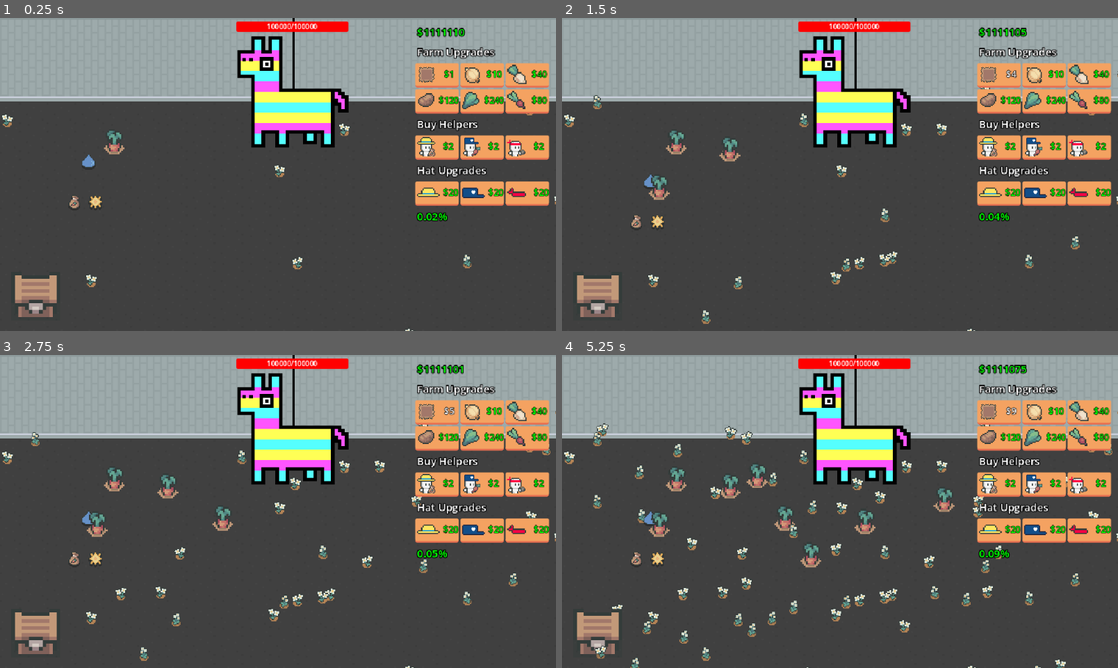
Above: before the commit, frames 1-4 (two rows, left to right).
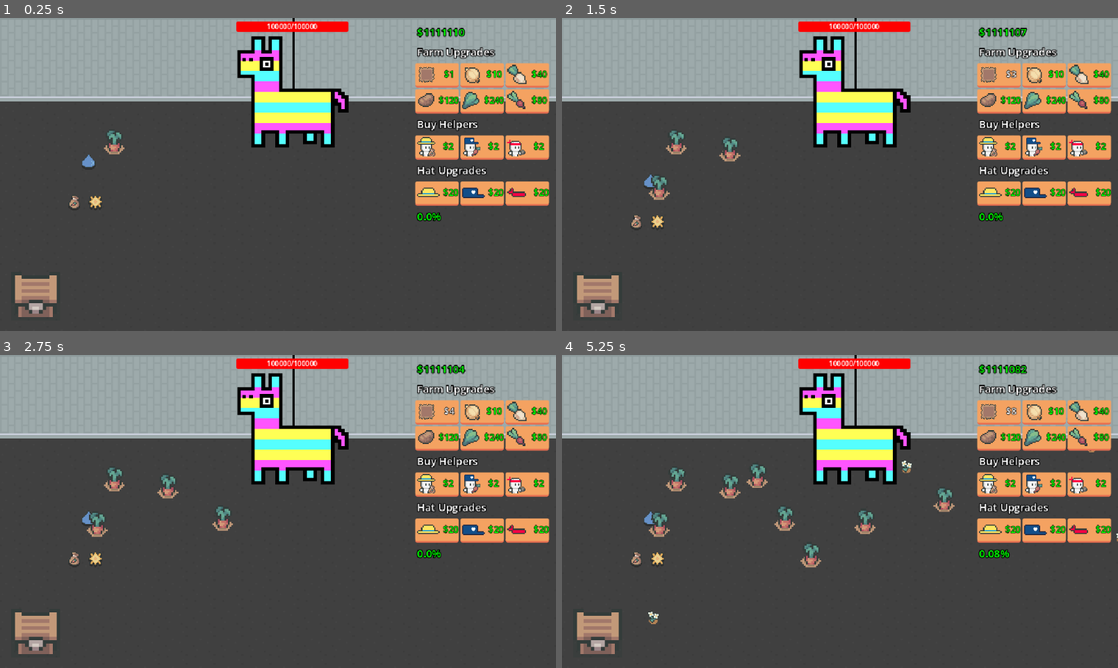
Above: after the commit, the same moments.

Repository: eric-marsh/farminata
Game: Godot game, scene res://scene/scene_switcher.tscn
The game is run twice, just before and just after one commit, with the same random seed, the same clock (stepped at 60 frames per second) and the same inputs. Sound files missing from this copy of the repository are replaced by a short silence.
Inputs:
- Up to frame 1 (0.25 s): no input
- Up to frame 2 (1.5 s): click "$1" at 0.5 s; click "$3" (after the commit: "$2") at 1.25 s
- Up to frame 3 (2.75 s): click "$4" (after the commit: "$3") at 2 s
- Up to frame 4 (5.25 s): click "$5" (after the commit: "$4") at 2.75 s; click "$6" (after the commit: "$5") at 3.5 s; click "$7" (after the commit: "$6") at 4.25 s; click "$8" (after the commit: "$7") at 5 s

The runs differ from the first frame. In frame 1, 0.4% of the frame differs, in the area x 0-100%, y 30-100%; in frame 2, 0.9%; in frame 3, 1.3%; in frame 4, 2.5%, in the area x 0-100%, y 3-100%.

Commit message:
add flower logic

Diff:
--- a/scene/enviornment.gd
+++ b/scene/enviornment.gd
@@ -27,19 +27,25 @@
 
 const FLOWER = preload("res://flower.tscn")
 func update_enviornment_layer():
+	if(State.num_plots < 5):
+		return
+	var num_flowers_to_add = 0
+	if(State.num_plots < 20 and State.num_plots % 2 == 0):
+		num_flowers_to_add = 1
+	if State.num_plots > 20:
+		num_flowers_to_add = 2
+
+
+	# add one flower
+	var f = FLOWER.instantiate()
+	f.get_node("FlowerSprite").texture = good_enviornment_images.pick_random()
+	f.get_node("FlowerSprite").flip_h = Util.random_chance(0.5)
+	f.get_node("FlowerSprite").offset.y = -6
+	f.global_position = good_enviornment_positions[0]
+	good_enviornment_positions = good_enviornment_positions.slice(1)
+	$GoodLayer.add_child(f)
+
 	State.enviornment_percentage = float(State.num_plots) / float(State.max_plots)
-	var num_desired_sprites = total_good_sprites * State.enviornment_percentage
-
-	var i: int = 0
-	while i < num_desired_sprites - $GoodLayer.get_children().size() and good_enviornment_positions.size() > 0:
-		var f = FLOWER.instantiate()
-		f.get_node("FlowerSprite").texture = good_enviornment_images.pick_random()
-		f.get_node("FlowerSprite").flip_h = Util.random_chance(0.5)
-		f.get_node("FlowerSprite").offset.y = -6
-		f.global_position = good_enviornment_positions[0]
-		good_enviornment_positions = good_enviornment_positions.slice(1)
-		$GoodLayer.add_child(f)
-		i += 1
 
 
 
--- a/script/plot_util.gd
+++ b/script/plot_util.gd
@@ -44,6 +44,7 @@
 	while plots_left > 0:
 		add_plot()
 		plots_left -= 1
+	State.num_plots = get_total_plots()
 
 func get_random_position_in_grow_area() -> Vector2:
 	if !Globals.PlotsContainer or Globals.PlotsContainer.remaining_plot_points.is_empty():
